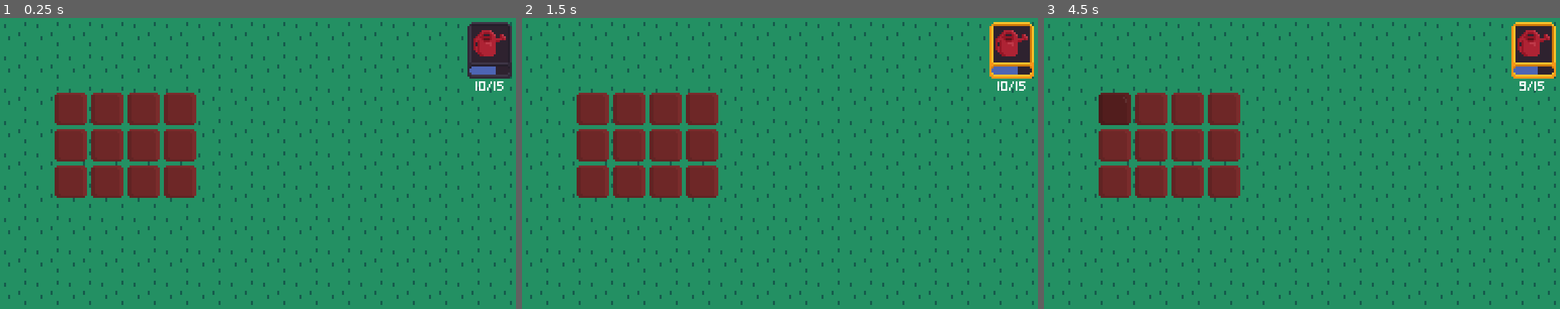
Above: before the commit, frames 1-3 (left to right).
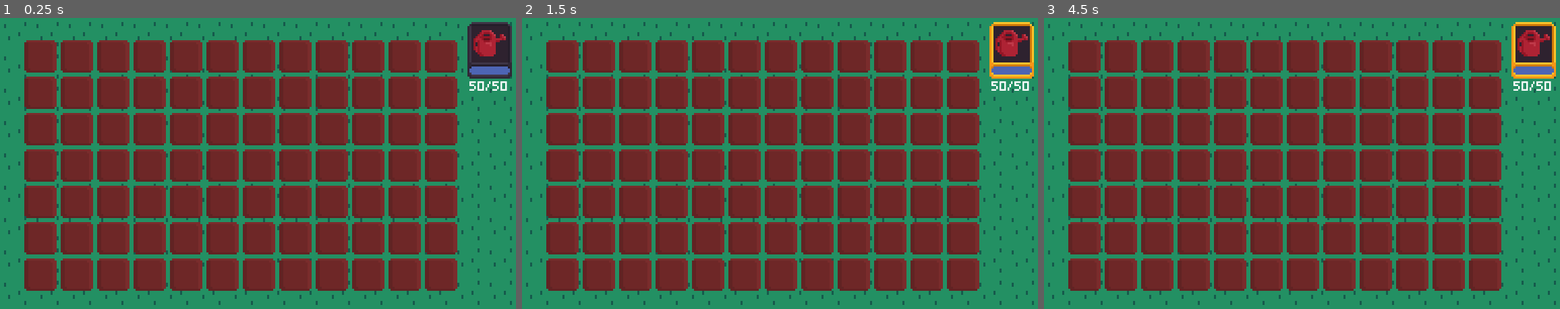
Above: after the commit, the same moments.

Repository: theludovyc/JamEstLa4
Game: Godot game, scene res://Scene/garden/Garden.tscn
Same seed, same stepped clock (60 frames per second), same inputs: the game is played once before the commit and once after it.
Inputs (mouse positions are in pixels of both pictures, inside the frame that each line leads up to):
- Up to frame 1 (0.25 s): no input
- Up to frame 2 (1.5 s): click (594, 108) at 0.52 s; click (1012, 44) at 1.25 s
- Up to frame 3 (4.5 s): click (1534, 44) at 2 s; click (1116, 108) at 2.77 s; click (1534, 44) at 3.5 s; click (1116, 108) at 4.27 s

The runs differ from the first frame. In frame 1, 54% of the frame differs, in the area x 4-99%, y 7-94%; in frame 2, 54%; in frame 3, 55%.

Commit message:
Evaporation & Rename en plot

Diff:
--- a/Scene/Game.tscn
+++ b/Scene/Game.tscn
@@ -49,7 +49,7 @@
 [node name="MakeAction" type="Button" parent="."]
 margin_left = 19.0
 margin_top = 152.0
-margin_right = 95.0
+margin_right = 110.0
 margin_bottom = 172.0
 text = "Make Action"
 __meta__ = {
--- a/Scene/garden/Garden.tscn
+++ b/Scene/garden/Garden.tscn
@@ -1,6 +1,6 @@
 [gd_scene load_steps=14 format=2]
 
-[ext_resource path="res://Scene/garden/Dirt.tscn" type="PackedScene" id=1]
+[ext_resource path="res://Scene/garden/Plot.tscn" type="PackedScene" id=1]
 [ext_resource path="res://ressources/sprites/garden/grass.png" type="Texture" id=2]
 [ext_resource path="res://ressources/sprites/garden/icons/watering_can.png" type="Texture" id=3]
 [ext_resource path="res://ressources/sprites/garden/button.png" type="Texture" id=4]
@@ -116,39 +116,255 @@
 format = 1
 tile_data = PoolIntArray( 0, 0, 0, 1, 0, 0, 2, 0, 0, 3, 0, 0, 4, 0, 0, 5, 0, 0, 6, 0, 0, 7, 0, 0, 8, 0, 0, 9, 0, 0, 10, …(1833 unchanged characters)…
 
-[node name="Dirt_1" parent="." instance=ExtResource( 1 )]
-position = Vector2( 36, 45 )
-
-[node name="Dirt_2" parent="." instance=ExtResource( 1 )]
-position = Vector2( 54, 45 )
-
-[node name="Dirt_3" parent="." instance=ExtResource( 1 )]
-position = Vector2( 72, 45 )
-
-[node name="Dirt_4" parent="." instance=ExtResource( 1 )]
-position = Vector2( 90, 45 )
-
-[node name="Dirt_5" parent="." instance=ExtResource( 1 )]
-position = Vector2( 36, 63 )
-
-[node name="Dirt_6" parent="." instance=ExtResource( 1 )]
-position = Vector2( 54, 63 )
-
-[node name="Dirt_7" parent="." instance=ExtResource( 1 )]
-position = Vector2( 72, 63 )
-
-[node name="Dirt_8" parent="." instance=ExtResource( 1 )]
-position = Vector2( 90, 63 )
-
-[node name="Dirt_9" parent="." instance=ExtResource( 1 )]
-position = Vector2( 36, 81 )
-
-[node name="Dirt_10" parent="." instance=ExtResource( 1 )]
-position = Vector2( 54, 81 )
-
-[node name="Dirt_11" parent="." instance=ExtResource( 1 )]
-position = Vector2( 72, 81 )
-
-[node name="Dirt_12" parent="." instance=ExtResource( 1 )]
-position = Vector2( 90, 81 )
+[node name="Plot" parent="." instance=ExtResource( 1 )]
+position = Vector2( 21, 19 )
+
+[node name="Plot2" parent="." instance=ExtResource( 1 )]
+position = Vector2( 39, 19 )
+
+[node name="Plot3" parent="." instance=ExtResource( 1 )]
+position = Vector2( 57, 19 )
+
+[node name="Plot4" parent="." instance=ExtResource( 1 )]
+position = Vector2( 75, 19 )
+
+[node name="Plot5" parent="." instance=ExtResource( 1 )]
+position = Vector2( 93, 19 )
+
+[node name="Plot6" parent="." instance=ExtResource( 1 )]
+position = Vector2( 111, 19 )
+
+[node name="Plot7" parent="." instance=ExtResource( 1 )]
+position = Vector2( 129, 19 )
+
+[node name="Plot8" parent="." instance=ExtResource( 1 )]
+position = Vector2( 147, 19 )
+
+[node name="Plot9" parent="." instance=ExtResource( 1 )]
+position = Vector2( 165, 19 )
+
+[node name="Plot10" parent="." instance=ExtResource( 1 )]
+position = Vector2( 183, 19 )
+
+[node name="Plot11" parent="." instance=ExtResource( 1 )]
+position = Vector2( 201, 19 )
+
+[node name="Plot12" parent="." instance=ExtResource( 1 )]
+position = Vector2( 219, 19 )
+
+[node name="Plot13" parent="." instance=ExtResource( 1 )]
+position = Vector2( 21, 37 )
+
+[node name="Plot14" parent="." instance=ExtResource( 1 )]
+position = Vector2( 39, 37 )
+
+[node name="Plot15" parent="." instance=ExtResource( 1 )]
+position = Vector2( 57, 37 )
+
+[node name="Plot16" parent="." instance=ExtResource( 1 )]
+position = Vector2( 75, 37 )
+
+[node name="Plot17" parent="." instance=ExtResource( 1 )]
+position = Vector2( 93, 37 )
+
+[node name="Plot18" parent="." instance=ExtResource( 1 )]
+position = Vector2( 111, 37 )
+
+[node name="Plot19" parent="." instance=ExtResource( 1 )]
+position = Vector2( 129, 37 )
+
+[node name="Plot20" parent="." instance=ExtResource( 1 )]
+position = Vector2( 147, 37 )
+
+[node name="Plot21" parent="." instance=ExtResource( 1 )]
+position = Vector2( 165, 37 )
+
+[node name="Plot22" parent="." instance=ExtResource( 1 )]
+position = Vector2( 183, 37 )
+
+[node name="Plot23" parent="." instance=ExtResource( 1 )]
+position = Vector2( 201, 37 )
+
+[node name="Plot24" parent="." instance=ExtResource( 1 )]
+position = Vector2( 219, 37 )
+
+[node name="Plot25" parent="." instance=ExtResource( 1 )]
+position = Vector2( 21, 55 )
+
+[node name="Plot26" parent="." instance=ExtResource( 1 )]
+position = Vector2( 39, 55 )
+
+[node name="Plot27" parent="." instance=ExtResource( 1 )]
+position = Vector2( 57, 55 )
+
+[node name="Plot28" parent="." instance=ExtResource( 1 )]
+position = Vector2( 75, 55 )
+
+[node name="Plot29" parent="." instance=ExtResource( 1 )]
+position = Vector2( 93, 55 )
+
+[node name="Plot30" parent="." instance=ExtResource( 1 )]
+position = Vector2( 111, 55 )
+
+[node name="Plot31" parent="." instance=ExtResource( 1 )]
+position = Vector2( 129, 55 )
+
+[node name="Plot32" parent="." instance=ExtResource( 1 )]
+position = Vector2( 147, 55 )
+
+[node name="Plot33" parent="." instance=ExtResource( 1 )]
+position = Vector2( 165, 55 )
+
+[node name="Plot34" parent="." instance=ExtResource( 1 )]
+position = Vector2( 183, 55 )
+
+[node name="Plot35" parent="." instance=ExtResource( 1 )]
+position = Vector2( 201, 55 )
+
+[node name="Plot36" parent="." instance=ExtResource( 1 )]
+position = Vector2( 219, 55 )
+
+[node name="Plot37" parent="." instance=ExtResource( 1 )]
+position = Vector2( 21, 73 )
+
+[node name="Plot38" parent="." instance=ExtResource( 1 )]
+position = Vector2( 39, 73 )
+
+[node name="Plot39" parent="." instance=ExtResource( 1 )]
+position = Vector2( 57, 73 )
+
+[node name="Plot40" parent="." instance=ExtResource( 1 )]
+position = Vector2( 75, 73 )
+
+[node name="Plot41" parent="." instance=ExtResource( 1 )]
+position = Vector2( 93, 73 )
+
+[node name="Plot42" parent="." instance=ExtResource( 1 )]
+position = Vector2( 111, 73 )
+
+[node name="Plot43" parent="." instance=ExtResource( 1 )]
+position = Vector2( 129, 73 )
+
+[node name="Plot44" parent="." instance=ExtResource( 1 )]
+position = Vector2( 147, 73 )
+
+[node name="Plot45" parent="." instance=ExtResource( 1 )]
+position = Vector2( 165, 73 )
+
+[node name="Plot46" parent="." instance=ExtResource( 1 )]
+position = Vector2( 183, 73 )
+
+[node name="Plot47" parent="." instance=ExtResource( 1 )]
+position = Vector2( 201, 73 )
+
+[node name="Plot48" parent="." instance=ExtResource( 1 )]
+position = Vector2( 219, 73 )
+
+[node name="Plot49" parent="." instance=ExtResource( 1 )]
+position = Vector2( 21, 91 )
+
+[node name="Plot50" parent="." instance=ExtResource( 1 )]
+position = Vector2( 39, 91 )
+
+[node name="Plot51" parent="." instance=ExtResource( 1 )]
+position = Vector2( 57, 91 )
+
+[node name="Plot52" parent="." instance=ExtResource( 1 )]
+position = Vector2( 75, 91 )
+
+[node name="Plot53" parent="." instance=ExtResource( 1 )]
+position = Vector2( 93, 91 )
+
+[node name="Plot54" parent="." instance=ExtResource( 1 )]
+position = Vector2( 111, 91 )
+
+[node name="Plot55" parent="." instance=ExtResource( 1 )]
+position = Vector2( 129, 91 )
+
+[node name="Plot56" parent="." instance=ExtResource( 1 )]
+position = Vector2( 147, 91 )
+
+[node name="Plot57" parent="." instance=ExtResource( 1 )]
+position = Vector2( 165, 91 )
+
+[node name="Plot58" parent="." instance=ExtResource( 1 )]
+position = Vector2( 183, 91 )
+
+[node name="Plot59" parent="." instance=ExtResource( 1 )]
+position = Vector2( 201, 91 )
+
+[node name="Plot60" parent="." instance=ExtResource( 1 )]
+position = Vector2( 219, 91 )
+
+[node name="Plot61" parent="." instance=ExtResource( 1 )]
+position = Vector2( 21, 109 )
+
+[node name="Plot62" parent="." instance=ExtResource( 1 )]
+position = Vector2( 39, 109 )
+
+[node name="Plot63" parent="." instance=ExtResource( 1 )]
+position = Vector2( 57, 109 )
+
+[node name="Plot64" parent="." instance=ExtResource( 1 )]
+position = Vector2( 75, 109 )
+
+[node name="Plot65" parent="." instance=ExtResource( 1 )]
+position = Vector2( 93, 109 )
+
+[node name="Plot66" parent="." instance=ExtResource( 1 )]
+position = Vector2( 111, 109 )
+
+[node name="Plot67" parent="." instance=ExtResource( 1 )]
+position = Vector2( 129, 109 )
+
+[node name="Plot68" parent="." instance=ExtResource( 1 )]
+position = Vector2( 147, 109 )
+
+[node name="Plot69" parent="." instance=ExtResource( 1 )]
+position = Vector2( 165, 109 )
+
+[node name="Plot70" parent="." instance=ExtResource( 1 )]
+position = Vector2( 183, 109 )
+
+[node name="Plot71" parent="." instance=ExtResource( 1 )]
+position = Vector2( 201, 109 )
+
+[node name="Plot72" parent="." instance=ExtResource( 1 )]
+position = Vector2( 219, 109 )
+
+[node name="Plot73" parent="." instance=ExtResource( 1 )]
+position = Vector2( 21, 127 )
+
+[node name="Plot74" parent="." instance=ExtResource( 1 )]
+position = Vector2( 39, 127 )
+
+[node name="Plot75" parent="." instance=ExtResource( 1 )]
+position = Vector2( 57, 127 )
+
+[node name="Plot76" parent="." instance=ExtResource( 1 )]
+position = Vector2( 75, 127 )
+
+[node name="Plot77" parent="." instance=ExtResource( 1 )]
+position = Vector2( 93, 127 )
+
+[node name="Plot78" parent="." instance=ExtResource( 1 )]
+position = Vector2( 111, 127 )
+
+[node name="Plot79" parent="." instance=ExtResource( 1 )]
+position = Vector2( 129, 127 )
+
+[node name="Plot80" parent="." instance=ExtResource( 1 )]
+position = Vector2( 147, 127 )
+
+[node name="Plot81" parent="." instance=ExtResource( 1 )]
+position = Vector2( 165, 127 )
+
+[node name="Plot82" parent="." instance=ExtResource( 1 )]
+position = Vector2( 183, 127 )
+
+[node name="Plot83" parent="." instance=ExtResource( 1 )]
+position = Vector2( 201, 127 )
+
+[node name="Plot84" parent="." instance=ExtResource( 1 )]
+position = Vector2( 219, 127 )
 [connection signal="pressed" from="Interface/WaterinCanBtn" to="." method="wateringcan_mode"]
--- a/Scene/garden/Dirt.tscn
+++ b/Scene/garden/Plot.tscn
@@ -1,7 +1,7 @@
 [gd_scene load_steps=5 format=2]
 
 [ext_resource path="res://ressources/sprites/garden/dirt.png" type="Texture" id=1]
-[ext_resource path="res://Script/garden/Dirt.gd" type="Script" id=2]
+[ext_resource path="res://Script/garden/Plot.gd" type="Script" id=2]
 [ext_resource path="res://ressources/sprites/garden/effect_sprinkle.png" type="Texture" id=3]
 [ext_resource path="res://ressources/sprites/garden/effect_seeded.png" type="Texture" id=4]
 
@@ -35,5 +35,5 @@
 }
 
 [node name="Evaporation" type="Timer" parent="."]
-[connection signal="pressed" from="PlotBtn" to="." method="action_used"]
+[connection signal="button_down" from="PlotBtn" to="." method="watering"]
 [connection signal="timeout" from="Evaporation" to="." method="evaporation"]
--- a/Script/garden/Garden.gd
+++ b/Script/garden/Garden.gd
@@ -1,13 +1,15 @@
 extends Node2D
+
+export (int, 1, 99999999) var EvaporationTime = 600
 
 onready var Interface = $Interface
 
-export (int, 1, 99999999) var EvaporationTime = 20
+var plot_obj = preload("res://Scene/garden/Plot.tscn")
 
 var current_action: String = ""
 
-var max_water: int = 15
-var water: int = 10
+var max_water: int = 50
+var water: int = 50
 
 
 func _ready():
--- a/project.godot
+++ b/project.godot
@@ -32,7 +32,7 @@
 "base": "Node2D",
 "class": "Plot",
 "language": "GDScript",
-"path": "res://Script/garden/Dirt.gd"
+"path": "res://Script/garden/Plot.gd"
 }, {
 "base": "Resource",
 "class": "Seed",
Renamed: Script/garden/Dirt.gd -> Script/garden/Plot.gd
